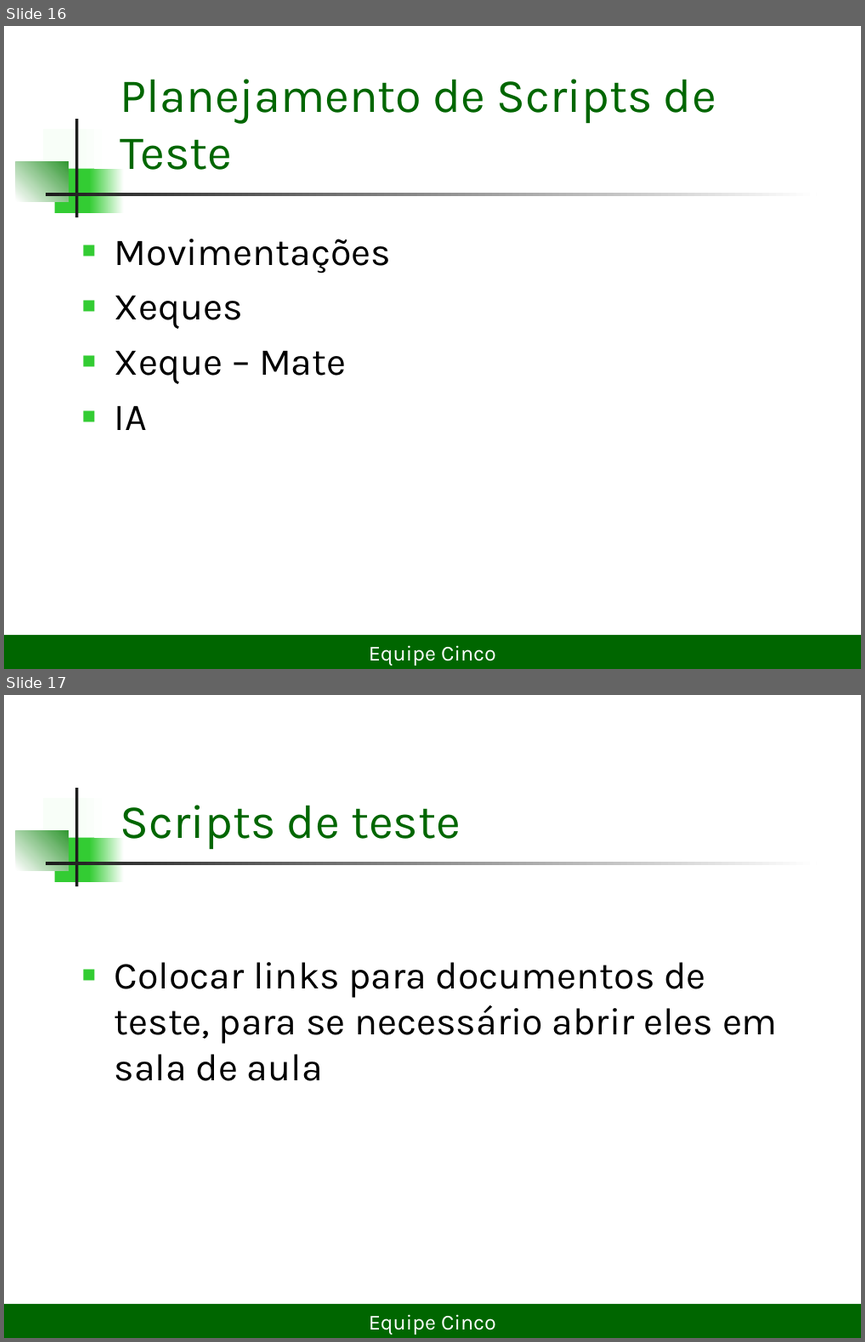
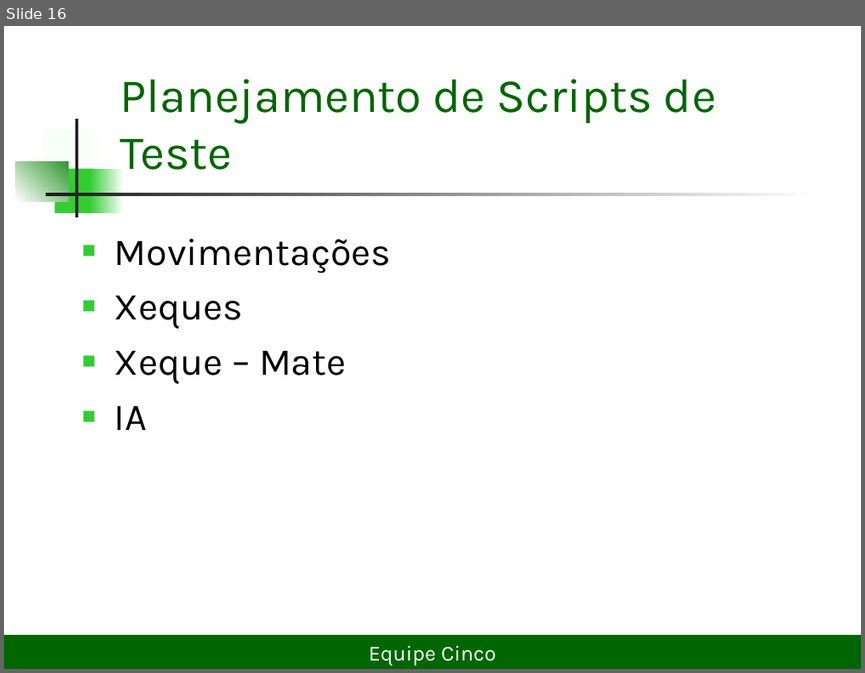
Before and after one commit to lDarthKill/xadrez-es2-compuff, a slide deck: Documentos/Projeto Xadrez2seminário.ppt. Shown one above the other, each under a label of ours: slides 16 and 17 before the commit, slide 16 after it. The pictures are 865x1342 and 865x673 pixels, drawn with LibreOffice and Linux fonts; fonts in the diff are those of the drawing. Boxes give left, top, right and bottom in pixels: in the first picture for what was removed or moved away, otherwise in the second. Text is boxed around its words. In the diff, an @@ line names an element or a change of style, - is before the commit and + after.

```diff
--- a/Documentos/Projeto Xadrez2seminário.ppt
+++ b/Documentos/Projeto Xadrez2seminário.ppt
@@ slide 17 removed at <box>4,695,861,1338</box>, background #FFFFFF; not listed: 7 template elements that a slide beside it also shows @@
@@ title removed at <box>120,805,460,849</box> @@
-Scripts de teste
@@ text removed at <box>114,962,778,1081</box> @@
-■ Colocar links para documentos de teste, para se necessário abrir eles em sala de aula
@@ rectangle removed at <box>4,1304,861,1338</box> @@
-Equipe Cinco
```
Also in this commit, not shown: 5 slides changed, 1 other file.
